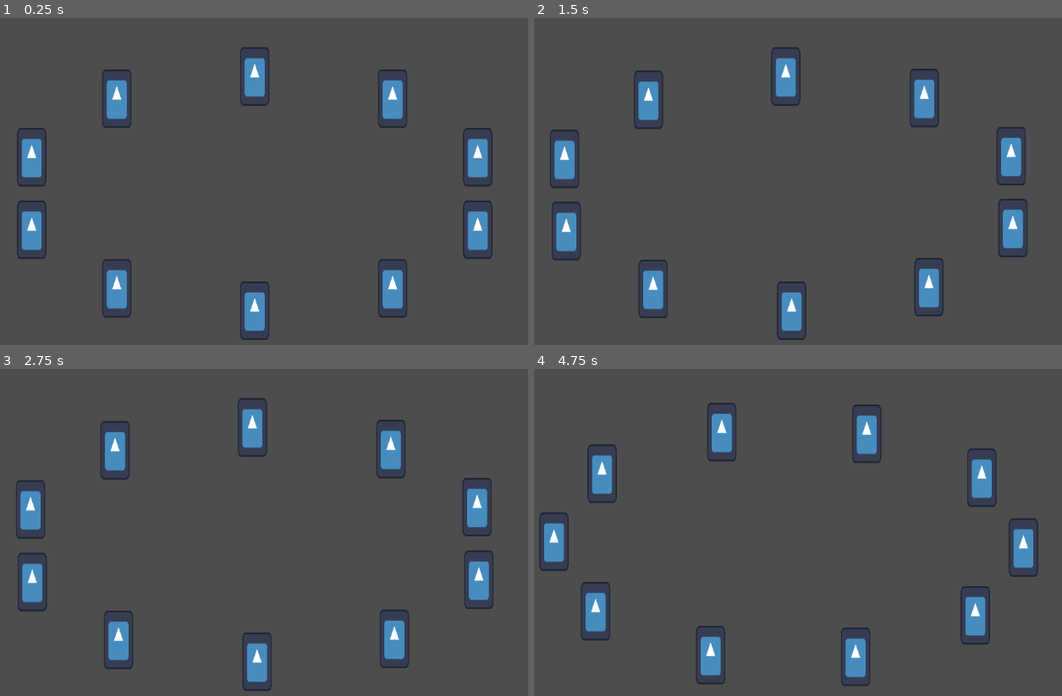
Above: before the commit, frames 1-4 (two rows, left to right).
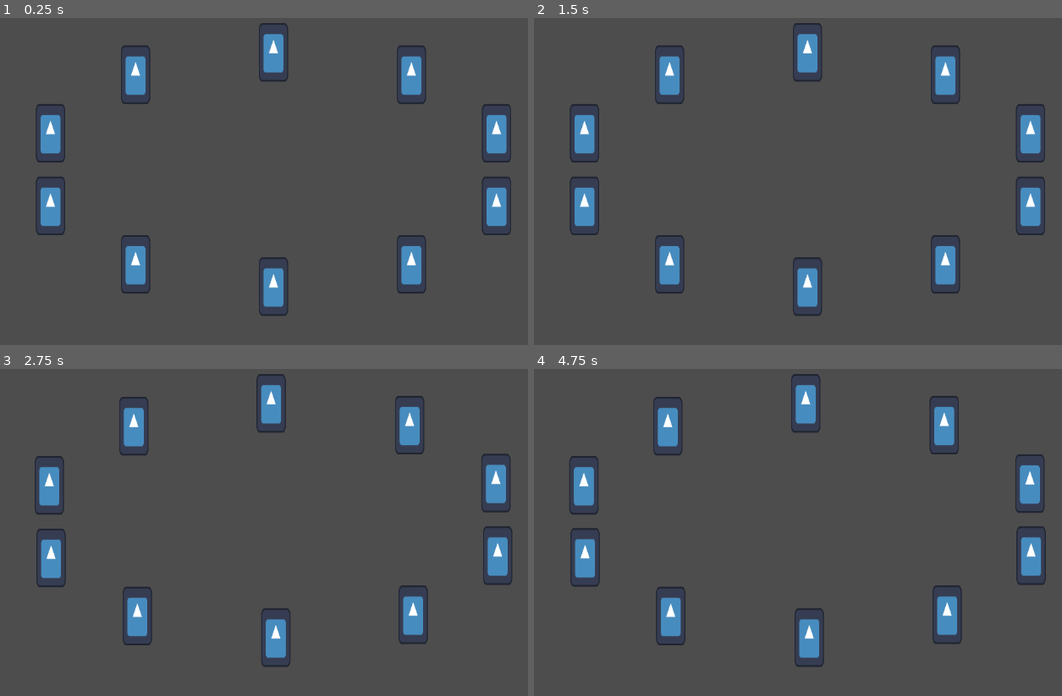
Above: after the commit, the same moments.

Repository: XiZaoYouZiPi/Godot-LunBoTu-Rotating-carousel
Game: Godot game, scene res://test scenario(测试场景)/node_2d.tscn
Same seed, same stepped clock (60 frames per second), same inputs: the game is played once before the commit and once after it. The project has no main scene, so this scene is started directly. The engine's default icon, where the game draws it, is replaced by a stand-in: a white triangle on a blue panel in a dark square.
Inputs (mouse positions are in pixels of both pictures, inside the frame that each line leads up to):
- Up to frame 1 (0.25 s): no input
- Up to frame 2 (1.5 s): tap Enter at 0.5 s; move the mouse to (945, 168) at 0.52 s; click (945, 168) at 0.67 s; tap Space at 1.25 s; drag from (666, 207) to (766, 263) at 1.27 s
- Up to frame 3 (2.75 s): move the mouse to (332, 457) at 2.02 s; click (332, 457) at 2.17 s
- Up to frame 4 (4.75 s): tap Enter at 2.75 s; drag from (766, 614) to (597, 483) at 2.77 s; move the mouse to (1003, 594) at 3.52 s; click (1003, 594) at 3.67 s; tap Space at 4.25 s; drag from (597, 483) to (697, 444) at 4.27 s

The runs differ from the first frame. In frame 1, 11% of the frame differs, in the area x 3-97%, y 1-99%; in frame 2, 11%; in frame 3, 11%; in frame 4, 11%, in the area x 0-97%, y 1-97%.

Commit message:
添加注释，bug修复

Diff:
--- a/English/script/rotating_carousel.gd
+++ b/English/script/rotating_carousel.gd
@@ -1,4 +1,4 @@
-extends Node2D
+extends Control
 
 @export_group("Operation Parameters")
 ## The speed of card dragging. When set to 0.0, dragging will have no effect. This value does not affect swipe rotation.
@@ -13,12 +13,14 @@
 @export_range(0, 10, 0.01) var reset_speed: float = 5.0
 ## The minimum deviation threshold for resetting. When set to 0.0, it resets perfectly.
 ## If set too small, the reset animation may appear jittery.
-@export_range(0, 0.01, 0.001) var reset_min_threshold: float = 0.01
-## Whether clicking a card moves it to the top position.
+@export_range(0, 0.1, 0.001) var reset_min_threshold: float = 0.01
+## Whether clicking a card moves it to the top position. When set to false, clicking will have no effect.
 @export var click_move_to_top: bool = true
 ## The execution range (in radians) for the click-to-move-to-top action.
+## When set to 0.0, clicking will have no effect.
 @export_range(0, PI, 0.01) var click_move_to_top_range: float = PI
-## The rotation duration for the click-to-move-to-top action.
+## The rotation duration for the click-to-move-to-top action. This property works in conjunction
+## with the "rotation_speed_coefficient" property. When set to 0.0, the card will teleport to the position instantly.
 @export_range(0, 5, 0.01) var click_move_to_top_duration: float = 1.0
 
 @export_group("Ellipse Parameters")
@@ -89,9 +91,12 @@
 var card_click_position: Vector2
 var move_card_tween: Tween
 
+## Emit this signal to add a card texture. Provide the texture to add and its index position.
 signal texture_array_add_texture(texture, index)
+## Emit this signal to remove a card texture. Provide the texture to remove and the search start index.
+## Removes the first matching texture found.
 signal texture_array_remove_texture(texture, start_index)
-
+## Emitted when the top card position is clicked. Provides the clicked card.
 signal top_card_clicked(card)
 
 func _ready():
@@ -105,7 +110,7 @@
 	queue_redraw()
 
 func _input(event: InputEvent) -> void:
-	if drag_speed_coefficient == 0:
+	if is_swiping:
 		return
 	if event is InputEventMouse:
 		mouse_position = event.position
@@ -144,6 +149,8 @@
 		drag_cards(rotation_radian)
 
 func initialize_ellipse_and_cards():
+	ellipse_center = self.global_position
+	self.global_position = Vector2.ZERO
 	ellipse_center -= get_ellipse_offset_correction()
 	for i in range(min_card_count):
 		if card_texture_array.size() < min_card_count:
@@ -201,7 +208,7 @@
 	var required_correction = get_min_offset_to_target()
 	if abs(required_correction) <= reset_min_threshold:
 		required_correction = 0
-	move_offset += rotation_speed_coefficient * required_correction * reset_speed * delta
+	move_offset += required_correction * reset_speed * delta
 
 func update_card_positions():
 	if min_card_count <= 0:
@@ -367,7 +374,7 @@
 	move_card_tween.set_trans(Tween.TRANS_BACK)
 	move_card_tween.set_ease(Tween.EASE_OUT)
 	var pre_correction_offset = get_corrected_step_from_base(required_move_offset)
-	move_card_tween.tween_property(self, "move_offset", move_offset + pre_correction_offset, click_move_to_top_duration / rotation_speed_coefficient)
+	move_card_tween.tween_property(self, "move_offset", move_offset + pre_correction_offset, click_move_to_top_duration)
 
 func get_ellipse_offset_correction() -> Vector2:
 	return card_base_size / 2
--- a/test scenario(测试场景)/node_2d.tscn
+++ b/test scenario(测试场景)/node_2d.tscn
@@ -5,14 +5,23 @@
 [ext_resource type="Script" uid="uid://cjscxcnxtw4xt" path="res://English/script/rotating_carousel.gd" id="3_j7xa3"]
 
 [node name="Node2D" type="Node2D" unique_id=1451292807]
-metadata/_edit_lock_ = true
 
-[node name="中文" type="Node2D" parent="." unique_id=222294469]
-position = Vector2(558, 333)
+[node name="中文" type="Control" parent="." unique_id=1003130094]
+layout_mode = 3
+anchors_preset = 0
+offset_left = 590.0
+offset_top = 292.0
+offset_right = 712.0
+offset_bottom = 387.0
 script = ExtResource("1_3kbsy")
 "卡牌通用纹理" = ExtResource("2_c0877")
 
-[node name="English" type="Node2D" parent="." unique_id=1478387301]
-position = Vector2(558, 333)
+[node name="English" type="Control" parent="." unique_id=522776976]
+layout_mode = 3
+anchors_preset = 0
+offset_left = 590.0
+offset_top = 292.0
+offset_right = 712.0
+offset_bottom = 387.0
 script = ExtResource("3_j7xa3")
 default_card_texture = ExtResource("2_c0877")
--- a/中文/脚本/轮播图.gd
+++ b/中文/脚本/轮播图.gd
@@ -1,4 +1,4 @@
-extends Node2D
+extends Control
 
 @export_group("操作参数")
 ## 卡牌拖动时的速度，值为 0.0 时将不再受到拖拽影响，此值不影响甩动旋转
@@ -12,9 +12,13 @@
 ## 复位时的速度值，为 0.0 时将不会进行复位
 @export_range(0,10,0.01) var 复位速度:float = 5
 ## 卡牌复位时的最小偏差值，为 0.0 时完全复位，值过小时复位会有锯齿感
-@export_range(0,0.01,0.001) var 复位修正最小值:float = 0.01
+@export_range(0,0.1,0.001) var 复位修正最小值:float = 0.01
+## 点击卡牌时，是否将点击的卡牌移至顶牌位置，值为 false 时点击将不会有任何效果
 @export var 点击移至顶牌: bool = true
+## 点击卡牌时，点击的卡牌与顶牌位置的偏移弧度范围，值为 0.0 时点击将不会有任何效果
 @export_range(0,PI,0.01) var 点击移至顶牌的执行范围: float = PI
+## 点击卡牌时，点击的卡牌移至顶牌位置的旋转时间，此属性与“旋转速度系数”属性配合使用，
+## 为 0.0 时将瞬移卡牌至位置
 @export_range(0,5,0.01) var 点击移至顶牌的旋转时间: float = 1
 
 @export_group("椭圆参数")
@@ -74,10 +78,11 @@
 var 甩动速度:float = 0
 var 点击卡牌时位置:Vector2
 var 移动卡牌补间动画:Tween
-
+## 需要增加卡牌纹理时请主动发出此信号，提供给此信号要增加的纹理和位置
 signal 纹理数组增加纹理信号(纹理,位置)
+## 需要删除卡牌纹理时请主动发出此信号，提供给此信号要删除的纹理和搜寻起点，删除搜索到的第一个纹理
 signal 纹理数组删除纹理信号(纹理,起点)
-
+## 点击顶牌位置时发出此信号，提供被点击的卡牌
 signal 点击顶牌信号(卡牌)
 
 func _ready():
@@ -91,7 +96,7 @@
 	queue_redraw()
 
 func _input(event: InputEvent) -> void:
-	if 拖动速度系数 == 0:
+	if 是否正在甩动:
 		return
 	if event is InputEventMouse:
 		鼠标位置 = event.position
@@ -128,6 +133,8 @@
 		拖动卡牌(旋转弧度)
 
 func 初始化椭圆和卡牌():
+	椭圆中心 = self.global_position
+	self.global_position = Vector2.ZERO
 	椭圆中心 -= 椭圆偏移修正()
 	for i in range(卡牌最小数量):
 		if 卡牌纹理数组.size() < 卡牌最小数量:
@@ -179,7 +186,7 @@
 	var 需偏移修正值 = 至终点最小偏移量()
 	if abs(需偏移修正值) <= 复位修正最小值 :
 		需偏移修正值 = 0
-	移动偏移量 += 旋转速度系数*需偏移修正值*复位速度*delta
+	移动偏移量 += 需偏移修正值*复位速度*delta
 
 func 更新卡牌位置():
 	if 卡牌最小数量 <= 0:
@@ -330,7 +337,7 @@
 	移动卡牌补间动画.set_trans(Tween.TRANS_BACK)
 	移动卡牌补间动画.set_ease(Tween.EASE_OUT)
 	var 修正前偏移量 = 获取修正后得到常规步长的步长(需移动偏移量)
-	移动卡牌补间动画.tween_property(self, "移动偏移量", 移动偏移量+修正前偏移量,点击移至顶牌的旋转时间/旋转速度系数)
+	移动卡牌补间动画.tween_property(self, "移动偏移量", 移动偏移量+修正前偏移量,点击移至顶牌的旋转时间)
 
 func 椭圆偏移修正():
 	return 卡牌通用大小/2
